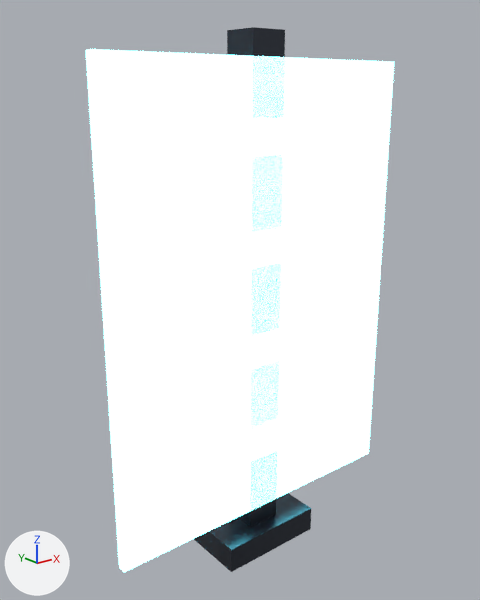
The Blender file assets/source/prop_holo_sign.blend as it was, and as the next commit left it.
Camera for both pictures: a 50 mm camera at (-1.79, -2.14, 0.87) aimed at (-0.04, 0.05, -0.01). The axes (+X, +Y, +Z) are drawn at lower left. The lights are the same throughout. The first picture is the older version.

Names of what the first picture shows: 'prop_holo_sign'.
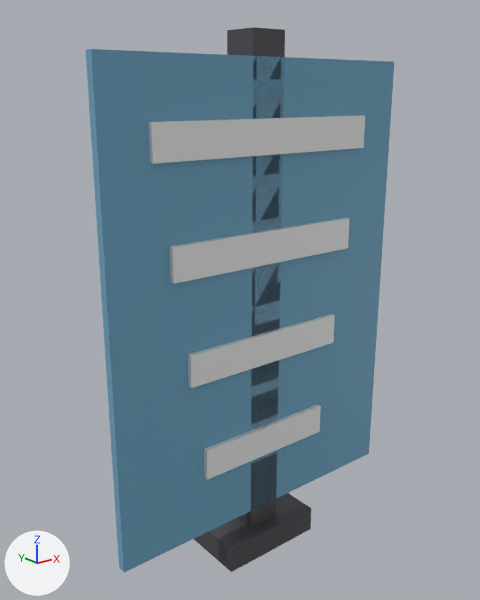
Boxes (x1, y1, x2, y2) around the edits, measured in the pictures (480 x 600 px):
'prop_holo_sign', surface changed, recoloured (white to blue)
    both: (86, 27, 394, 572)

Patch to the scene script:
```diff
--- a/assets/source/prop_holo_sign.blend.py
+++ b/assets/source/prop_holo_sign.blend.py
@@ mat_ns_trim @@
 mat_ns_trim.base_color = (0.06, 0.07, 0.09)  # greyish blue #454b55
-mat_ns_trim.metallic = 0.85
-mat_ns_trim.roughness = 0.28
+mat_ns_trim.metallic = 0.3
+mat_ns_trim.roughness = 0.44
@@ mat_ns_energy_cyan @@
 mat_ns_energy_cyan = principled_material('ns_energy_cyan')
-mat_ns_energy_cyan.base_color = (0.05, 0.55, 0.7)  # cyan #3fc4da
+mat_ns_energy_cyan.base_color = (0.16, 0.38, 0.55)  # blue #6fa6c4
 mat_ns_energy_cyan.metallic = 0.1
 mat_ns_energy_cyan.roughness = 0.25
-mat_ns_energy_cyan.emission_color = (0.17, 0.91, 1.0)  # cyan #73f5ff
-mat_ns_energy_cyan.emission_strength = 6.0
@@ mat_ns_energy_white @@
 mat_ns_energy_white.emission_color = (0.81, 0.91, 1.0)  # pale blue #e8f5ff
-mat_ns_energy_white.emission_strength = 7.0
```
